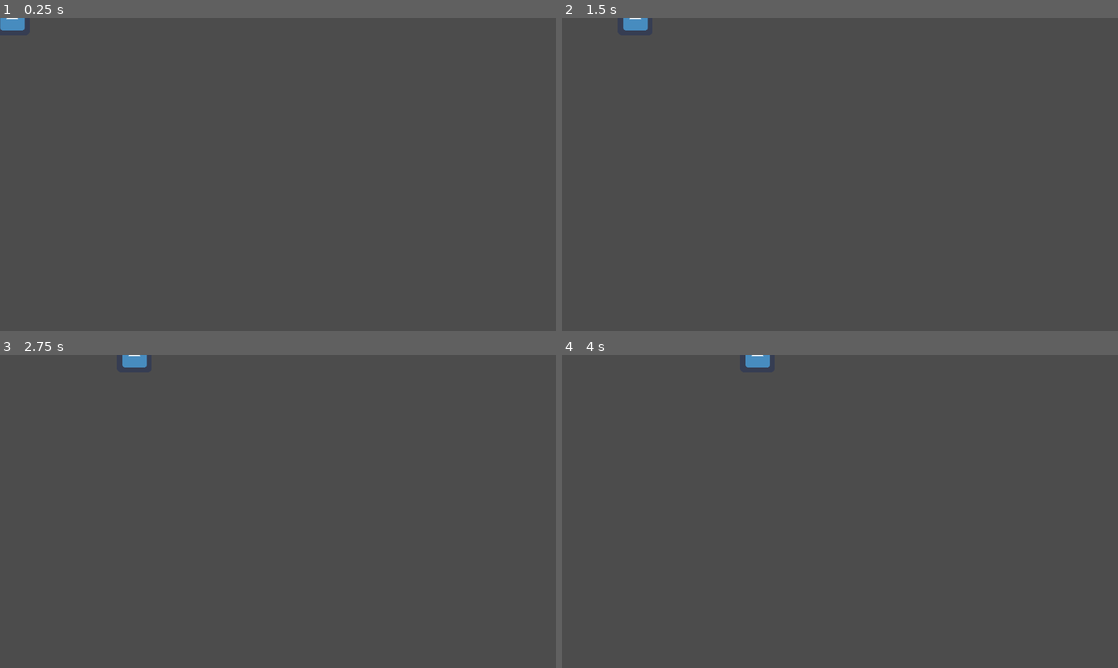
Above: before the commit, frames 1-4 (two rows, left to right).
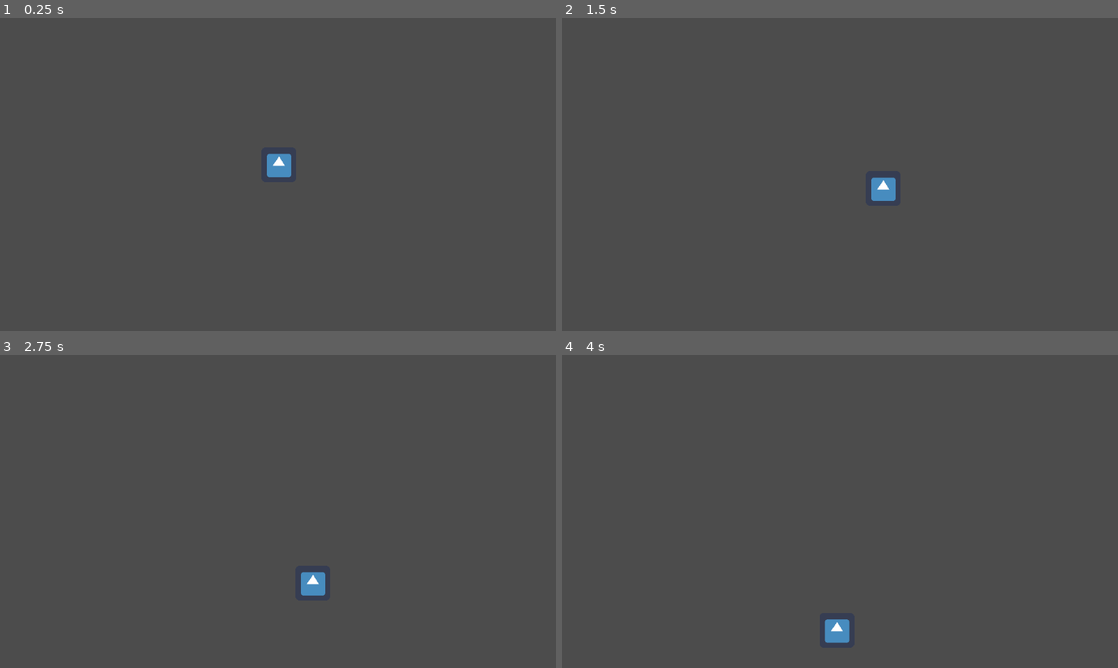
Above: after the commit, the same moments.

Repository: RobinRenggli/godotwildjam41
Game: Godot game, scene res://Ocean.tscn
Two runs of this game, one before a commit and one after it. Both use one fixed random seed, a clock stepped at 60 frames per second and the inputs below. The engine's default icon, where the game draws it, is replaced by a stand-in: a white triangle on a blue panel in a dark square.
Inputs:
- Up to frame 1 (0.25 s): no input
- Up to frame 2 (1.5 s): no input
- Up to frame 3 (2.75 s): no input
- Up to frame 4 (4 s): no input

The runs differ from the first frame. In frame 1, 0.5% of the frame differs, in the area x 0-53%, y 0-51%; in frame 2, 0.5%; in frame 3, 0.5%; in frame 4, 0.5%, in the area x 33-52%, y 0-92%.

Commit message:
add movement timer

Diff:
--- a/GodotProjectFolder/BasicMovement.gd
+++ b/GodotProjectFolder/BasicMovement.gd
@@ -5,3 +5,14 @@
 
 func move(creature, speed):
 	creature.move_and_collide(velocity * speed)
+
+func change_direction():
+	velocity.x = rand_range(-1,1)
+	velocity.y = rand_range(-1,1)
+	velocity = velocity.normalized()
+
+
+func _on_Timer_timeout():
+	velocity.x = rand_range(-1,1)
+	velocity.y = rand_range(-1,1)
+	velocity = velocity.normalized()
--- a/GodotProjectFolder/Ocean.tscn
+++ b/GodotProjectFolder/Ocean.tscn
@@ -11,6 +11,7 @@
 [node name="Ocean" type="Node2D"]
 
 [node name="Creature" type="KinematicBody2D" parent="."]
+position = Vector2( 491, 270 )
 collision_layer = 4
 collision_mask = 11
 script = ExtResource( 2 )
@@ -29,3 +30,8 @@
 
 [node name="Movement" type="Node" parent="Creature"]
 script = ExtResource( 3 )
+
+[node name="Timer" type="Timer" parent="Creature/Movement"]
+autostart = true
+
+[connection signal="timeout" from="Creature/Movement/Timer" to="Creature/Movement" method="_on_Timer_timeout"]
